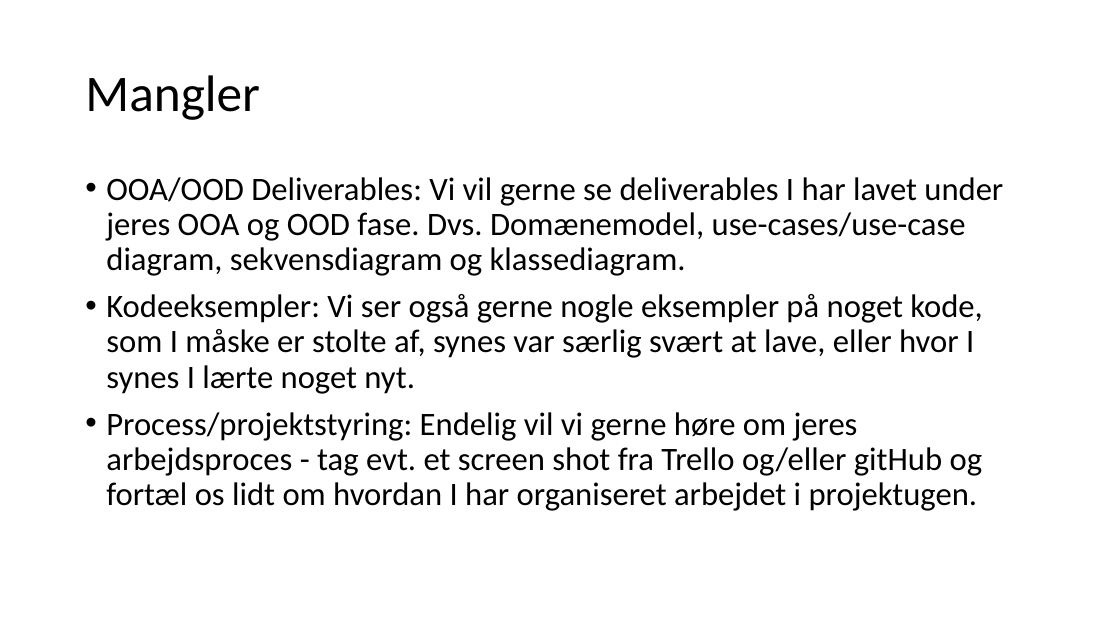
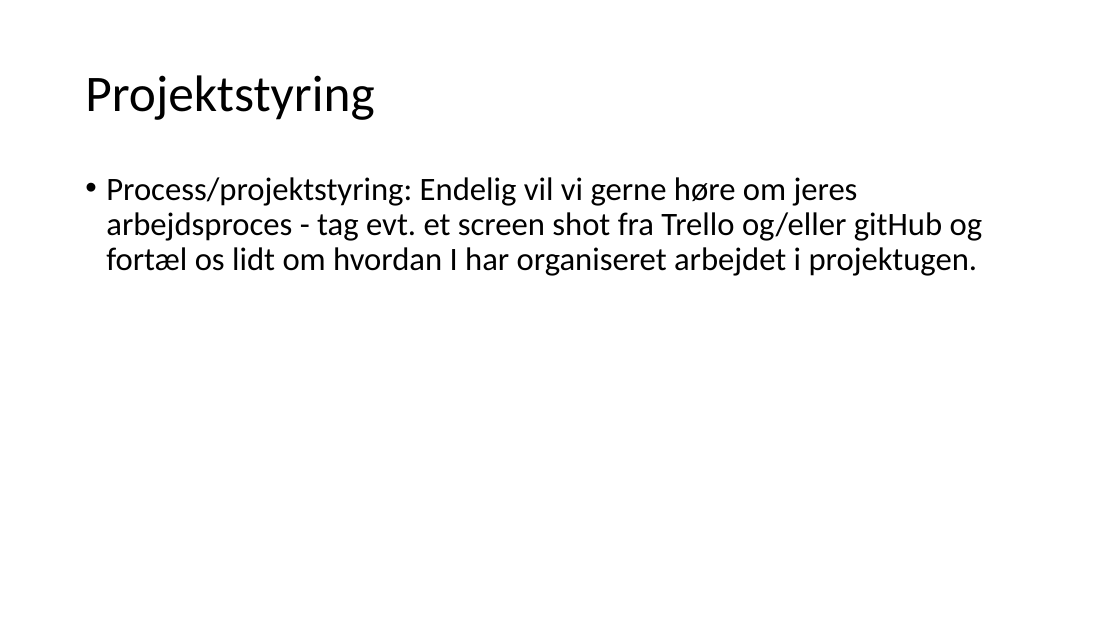
Before and after one commit to Inga-Helgadottir/AIR-SP3, a slide deck: slide 6 of Slides/SP3-pp.odp (slide 4 before the commit). Drawn at 1120x630 pixels with LibreOffice and Linux fonts; fonts in the diff are those of the drawing. Boxes give left, top, right and bottom in pixels: in the first picture for what was removed or moved away, otherwise in the second. Text is boxed around its words. In the diff, an @@ line names an element or a change of style, - is before the commit and + after.

```diff
--- a/Slides/SP3-pp.odp
+++ b/Slides/SP3-pp.odp
@@ title at bbox=[85, 75, 374, 120]: text changed @@
-Mangler
+Projektstyring
@@ text at bbox=[106, 177, 1003, 394]: paragraphs removed @@
-• OOA/OOD Deliverables: Vi vil gerne se deliverables I har lavet under jeres OOA og OOD fase. Dvs. Domænemodel, use-cases/use-case diagram, sekvensdiagram og klassediagram.
-• Kodeeksempler: Vi ser også gerne nogle eksempler på noget kode, som I måske er stolte af, synes var særlig svært at lave, eller hvor I synes I lærte noget nyt.
```
Also in this commit, not shown: 5 slides added, 1 slide removed.
